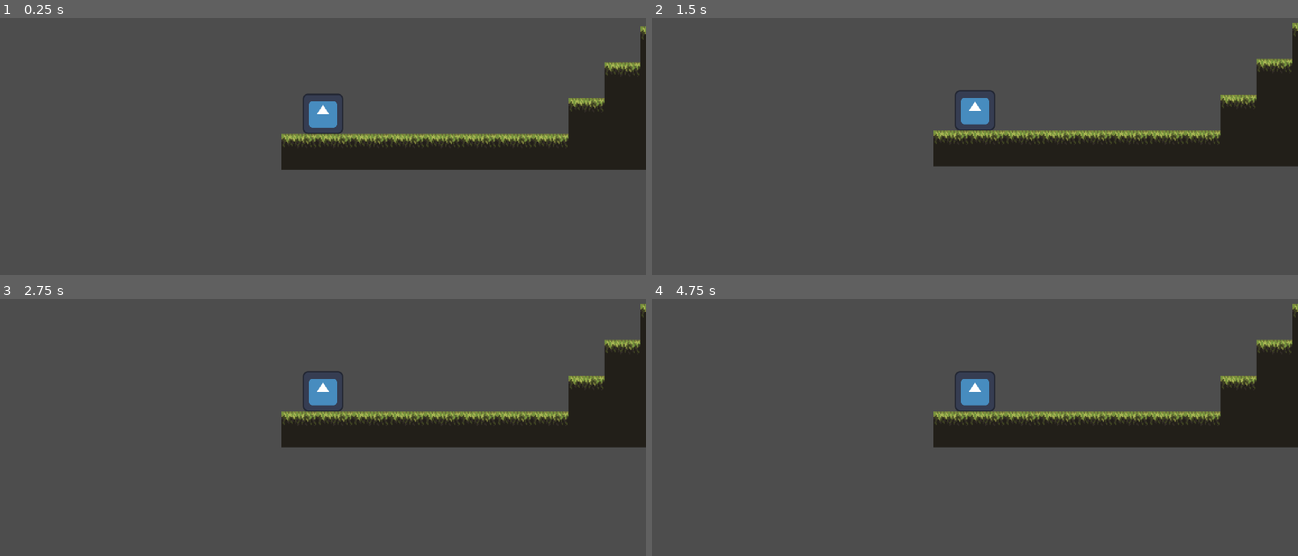
Above: before the commit, frames 1-4 (two rows, left to right).
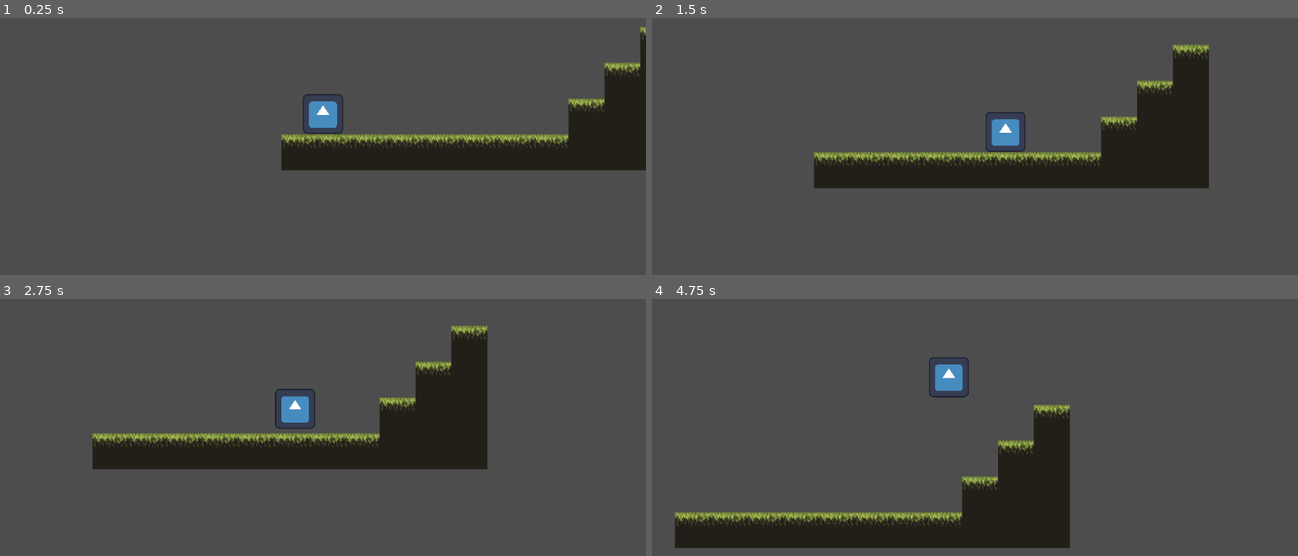
Above: after the commit, the same moments.

Repository: carolinalimaal/ego-ggj
Game: Godot game, scene res://scenes/fases/teste.tscn
Same seed, same stepped clock (60 frames per second), same inputs: the game is played once before the commit and once after it. The engine's default icon, where the game draws it, is replaced by a stand-in: a white triangle on a blue panel in a dark square.
Inputs:
- Up to frame 1 (0.25 s): no input
- Up to frame 2 (1.5 s): hold Space (Jump) 0.53-1.28 s; hold D (Right) from 0.53 s (still down); tap Space (Jump) at 1.35 s
- Up to frame 3 (2.75 s): tap Space (Jump) at 1.52, 1.82 s; release D (Right) at 2.03 s; hold A (Left) from 2.03 s (still down); hold Space (Jump) from 2.03 s (still down)
- Up to frame 4 (4.75 s): release A (Left) at 2.78 s; release Space (Jump) at 2.78 s; hold D (Right) 2.78-4.28 s; tap Space (Jump) at 2.85, 3.02, 3.32, 4.35, 4.52 s; hold Space (Jump) 3.53-4.28 s; hold A (Left) from 4.28 s (still down)

The runs differ from the first frame. In frame 1, 0.5% of the frame differs, in the area x 43-100%, y 3-51%; in frame 2, 19%; in frame 3, 19%; in frame 4, 23%, in the area x 3-100%, y 1-97%.

Commit message:
feat: maquina de estados + movimentação melhorada

Diff:
--- /dev/null
+++ b/global-game-jam/scenes/Player/fall_state_player.gd
@@ -0,0 +1,16 @@
+class_name FallStatePlayer
+extends State
+
+func _enter() -> void:
+	pass
+
+func _exit() -> void:
+	pass
+
+func _update(_delta: float) -> void:
+	pass
+
+func _physics_update(delta: float) -> void:
+	owner_node.handleGravity(delta)
+	owner_node.horizontalMovement()
+	owner_node.handleLanding()
--- /dev/null
+++ b/global-game-jam/scenes/Player/jump_peak_state_player.gd
@@ -0,0 +1,14 @@
+class_name JumpPeakStatePlayer
+extends State
+
+func _enter() -> void:
+	pass
+
+func _exit() -> void:
+	pass
+
+func _update(_delta: float) -> void:
+	pass
+
+func _physics_update(_delta: float) -> void:
+	transition_to("FallState")
--- /dev/null
+++ b/global-game-jam/scenes/Player/jump_state_player.gd
@@ -0,0 +1,20 @@
+class_name JumpStatePlayer
+extends State
+
+func _enter() -> void:
+	owner_node.velocity.y = owner_node.jump_velocity
+
+func _exit() -> void:
+	pass
+
+func _update(_delta: float) -> void:
+	pass
+
+func _physics_update(delta: float) -> void:
+	owner_node.handleGravity(delta)
+	owner_node.horizontalMovement()
+	handleJumpToFall()
+
+func handleJumpToFall():
+	if (owner_node.velocity.y >= 0):
+		transition_to("JumpPeakState")
--- a/global-game-jam/scenes/Player/player.gd
+++ b/global-game-jam/scenes/Player/player.gd
@@ -11,12 +11,13 @@
 var health: float = max_health
 @export var speed: float = 150.0
 @export var acceleration: float = 25
+@export var desacceleration: float = 20
 @export var jump_velocity: float = -175.0
 const max_jumps: int = 1
 var jumps: int = 0
 var move_direction: float = 0
 var facing: int = 1
-const gravity: float = 300
+const Gravity: float = 400
 
 # input variables
 var key_up: bool = false
@@ -37,15 +38,11 @@
 
 	self.add_to_group("Player")
 
-func _physics_process(delta: float) -> void:
+func _physics_process(_delta: float) -> void:
 	# getting inputs
-	#getInputStates()
+	getInputStates()
 
 	# horizontal movement
-	handleGravity(delta)
-	#horizontalMovement()
-	#handleJump()
-
 	move_and_slide()
 
 #endregion
@@ -65,16 +62,29 @@
 
 
 
-func handleGravity(delta) -> void:
+func handleGravity(delta, gravity: float = Gravity) -> void:
 	if(!is_on_floor()):
 		velocity.y += gravity * delta
-	else:
+
+func handleFalling():
+	if (!is_on_floor()):
+		state_machine.current_state.transition_to("FallState")
+
+func handleLanding():
+	if (is_on_floor()):
 		jumps = 0
+		state_machine.current_state.transition_to("IdleState")
 
 func handleJump():
-	if (key_jump_pressed):
-		if (jumps < max_jumps):
-			velocity.y = jump_velocity
-			jumps += 1
+	if (key_jump_pressed) and (jumps < max_jumps):
+		jumps += 1
+		state_machine.current_state.transition_to("JumpState")
+
+func horizontalMovement() -> void:
+	move_direction = Input.get_axis("Left", "Right")
+	if (move_direction != 0):
+		velocity.x = move_toward(velocity.x , move_direction * speed, acceleration)
+	else:
+		velocity.x = move_toward(velocity.x , move_direction * speed, desacceleration)
 
 #endregion
--- a/global-game-jam/scenes/Player/player.tscn
+++ b/global-game-jam/scenes/Player/player.tscn
@@ -1,10 +1,13 @@
-[gd_scene load_steps=7 format=3 uid="uid://csctodox8olax"]
+[gd_scene load_steps=10 format=3 uid="uid://csctodox8olax"]
 
 [ext_resource type="Script" uid="uid://nxhad7mv0tpl" path="res://scenes/Player/player.gd" id="1_1kbk7"]
 [ext_resource type="Texture2D" uid="uid://drn6kimo6i1yw" path="res://ui/icon.svg" id="1_cyojo"]
 [ext_resource type="Script" uid="uid://cgcun8ehvhwdt" path="res://state_machine/state_machine.gd" id="3_gqjuk"]
 [ext_resource type="Script" uid="uid://biwh6fl5vnwoh" path="res://scenes/Player/states/idle_state_player.gd" id="4_c4h5g"]
 [ext_resource type="Script" uid="uid://cb8ohx0a3td0a" path="res://scenes/Player/states/run_state_player.gd" id="5_uiqp4"]
+[ext_resource type="Script" uid="uid://cxcgrkn7voucn" path="res://scenes/Player/jump_state_player.gd" id="6_hvfru"]
+[ext_resource type="Script" uid="uid://c37yp34fxxf5w" path="res://scenes/Player/jump_peak_state_player.gd" id="7_a06cl"]
+[ext_resource type="Script" uid="uid://dpi7ej13hlyrd" path="res://scenes/Player/fall_state_player.gd" id="8_dl1wr"]
 
 [sub_resource type="RectangleShape2D" id="RectangleShape2D_cyojo"]
 size = Vector2(34, 36)
@@ -25,8 +28,9 @@
 [node name="CollisionShape2D" type="CollisionShape2D" parent="."]
 shape = SubResource("RectangleShape2D_cyojo")
 
-[node name="StateMachine" type="Node" parent="."]
+[node name="StateMachine" type="Node" parent="." node_paths=PackedStringArray("_initial_state")]
 script = ExtResource("3_gqjuk")
+_initial_state = NodePath("IdleState")
 
 [node name="IdleState" type="Node" parent="StateMachine"]
 script = ExtResource("4_c4h5g")
@@ -35,7 +39,10 @@
 script = ExtResource("5_uiqp4")
 
 [node name="JumpState" type="Node" parent="StateMachine"]
+script = ExtResource("6_hvfru")
 
 [node name="JumpPeakState" type="Node" parent="StateMachine"]
+script = ExtResource("7_a06cl")
 
 [node name="FallState" type="Node" parent="StateMachine"]
+script = ExtResource("8_dl1wr")
--- a/global-game-jam/scenes/Player/states/idle_state_player.gd
+++ b/global-game-jam/scenes/Player/states/idle_state_player.gd
@@ -2,16 +2,18 @@
 extends State
 
 func _enter():
-	owner_node.velocity = Vector2.ZERO
+	pass
 
-func _exti():
+func _exit():
 	pass
 
 func _update(_delta: float) -> void:
 	pass
 
 func _physics_update(_delta: float) -> void:
-	owner_node.move_direction = Input.get_axis("Left", "Right")
-	if owner_node.move_direction: #talvez colocar != 0?
+	owner_node.handleFalling()
+	owner_node.handleJump()
+	owner_node.horizontalMovement()
+	if (owner_node.move_direction != 0):
 		transition_to("RunState")
 		return
--- a/global-game-jam/scenes/Player/states/run_state_player.gd
+++ b/global-game-jam/scenes/Player/states/run_state_player.gd
@@ -11,12 +11,12 @@
 	pass
 
 func _physics_update(_delta: float) -> void:
-	owner_node.move_direction = Input.get_axis("Left", "Right")
-	if not owner_node.move_direction: #talvez colocar == 0?
+	owner_node.horizontalMovement()
+	owner_node.handleJump()
+	owner_node.handleFalling()
+	handleIdle()
+
+func handleIdle():
+	if (owner_node.move_direction == 0):
 		transition_to("IdleState")
 		return
-	owner_node.velocity.x = move_toward(owner_node.velocity.x , owner_node.move_direction * owner_node.speed, owner_node.acceleration)
-
-#func horizontalMovement() -> void:
-	#owner_node.move_direction = Input.get_axis("Left", "Right")
-	#owner_node.velocity.x = move_toward(owner_node.velocity.x , owner_node.move_direction * owner_node.speed, owner_node.acceleration)
--- a/global-game-jam/state_machine/state.gd
+++ b/global-game-jam/state_machine/state.gd
@@ -18,5 +18,6 @@
 func _physics_update(_delta: float) -> void:
 	pass
 
+
 func transition_to(state_name: String):
 	Transitioned.emit(state_name)
Not shown, added: global-game-jam/scenes/Player/fall_state_player.gd.uid
Not shown, added: global-game-jam/scenes/Player/jump_peak_state_player.gd.uid
Not shown, added: global-game-jam/scenes/Player/jump_state_player.gd.uid
